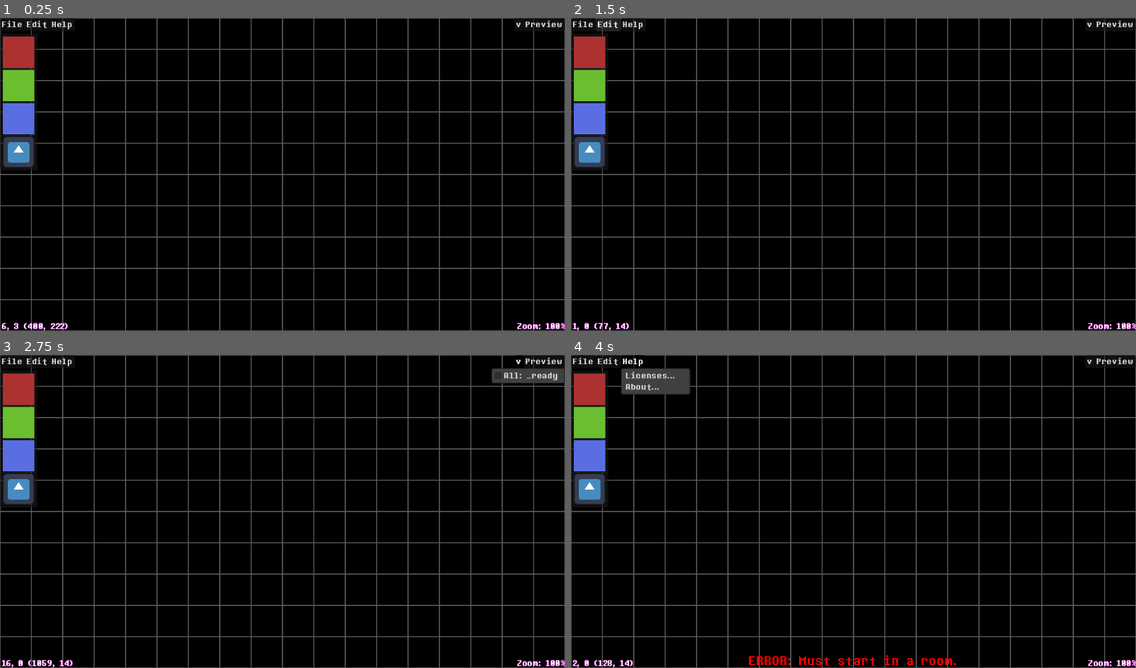
Above: before the commit, frames 1-4 (two rows, left to right).
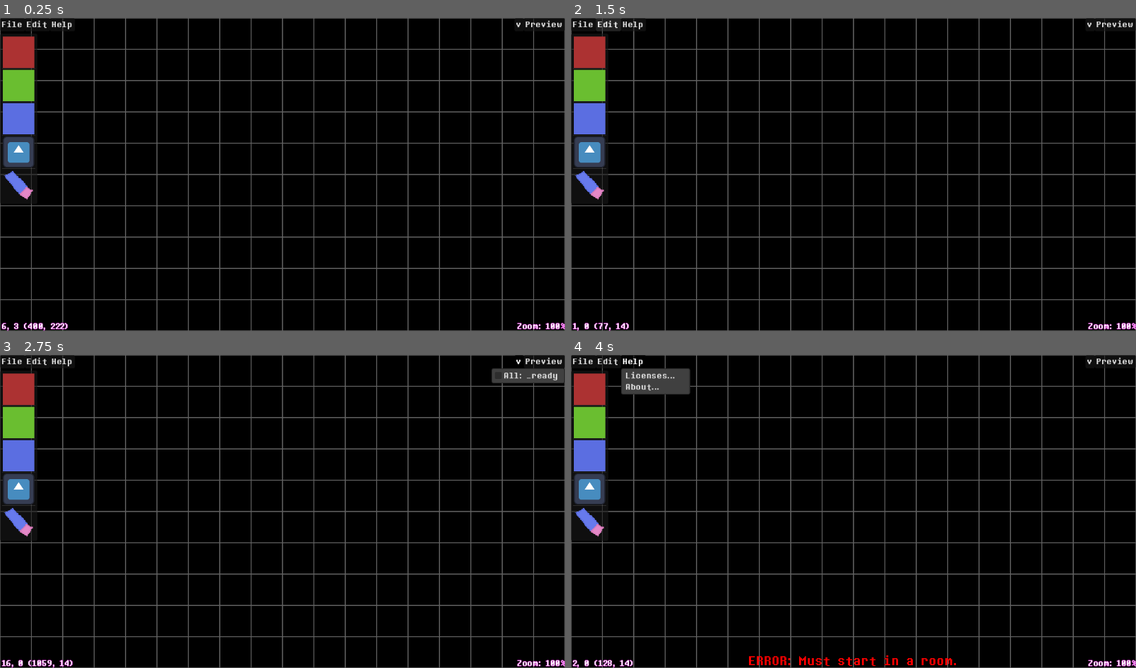
Above: after the commit, the same moments.

Repository: LunarTides/nutdealer
Game: Godot game, scene res://scenes/ui/creator/dark_world_ui.tscn
The game is run twice, just before and just after one commit, with the same random seed, the same clock (stepped at 60 frames per second) and the same inputs. This scene is started directly instead of the project's main scene. The engine's default icon, where the game draws it, is replaced by a stand-in: a white triangle on a blue panel in a dark square.
Inputs:
- Up to frame 1 (0.25 s): no input
- Up to frame 2 (1.5 s): click "File" at 0.5 s; click "Edit" at 1.25 s
- Up to frame 3 (2.75 s): click "v" at 2 s
- Up to frame 4 (4 s): click "Preview" at 2.75 s; click "Help" at 3.5 s

The runs differ from the first frame. In frame 1, 0.3% of the frame differs, in the area x 0-7%, y 47-60%; in frame 2, 0.3%; in frame 3, 0.3%; in frame 4, 0.3%.

Commit message:
Add eraser mode to tile chooser
This makes it easier to delete tiles instead of clicking on them and
pressing "Delete"

Diff:
--- a/scenes/ui/creator/dark_world_ui.tscn
+++ b/scenes/ui/creator/dark_world_ui.tscn
@@ -10,6 +10,7 @@
 [ext_resource type="Texture2D" uid="uid://culcverx8jh66" path="res://icon.svg" id="8_ofl6s"]
 [ext_resource type="Script" uid="uid://ox6pfvbducd2" path="res://scenes/ui/creator/tile/chooser.gd" id="9_o23ng"]
 [ext_resource type="Script" uid="uid://d14l50tq07wm3" path="res://scenes/ui/creator/actions.gd" id="10_evxai"]
+[ext_resource type="Texture2D" uid="uid://di1rwtjlgbxpq" path="res://assets/sprites/creator/eraser.png" id="10_wyeqc"]
 [ext_resource type="PackedScene" uid="uid://u158p04d7v48" path="res://scenes/ui/creator/feedback_label.tscn" id="11_skldr"]
 
 [sub_resource type="LabelSettings" id="LabelSettings_847bk"]
@@ -137,11 +138,12 @@
 mouse_filter = 1
 auto_width = true
 auto_height = true
-item_count = 4
+item_count = 5
 item_0/icon = ExtResource("5_2sl0l")
 item_1/icon = ExtResource("6_oboim")
 item_2/icon = ExtResource("7_f3slr")
 item_3/icon = ExtResource("8_ofl6s")
+item_4/icon = ExtResource("10_wyeqc")
 script = ExtResource("9_o23ng")
 
 [node name="Bottom" type="HBoxContainer" parent="CanvasLayer" unique_id=670832984]
--- a/scenes/ui/creator/tile/chooser.gd
+++ b/scenes/ui/creator/tile/chooser.gd
@@ -26,6 +26,10 @@
 
 	CreatorPlaceTiles.start(tile)
 
+	# Eraser
+	if index == item_count - 1:
+		CreatorPlaceTiles.should_erase = true
+
 
 func _on_empty_clicked(at_position: Vector2, mouse_button_index: int) -> void:
 	if Creator.mode == Creator.Mode.PlacingTile:
--- a/scripts/creator/place_tiles.gd
+++ b/scripts/creator/place_tiles.gd
@@ -6,7 +6,9 @@
 var tile_texture_button: TextureButton
 var tile_last_placed_position: Vector2i
 var cancel_mouse_position: Vector2
+var has_placed_tile: bool = false
 var dragging: bool = false
+var should_erase: bool = false
 
 # Called when the node enters the scene tree for the first time.
 func _ready() -> void:
@@ -57,7 +59,7 @@
 			var mouse: Vector2 = Global.mouse_position
 			var pos: Vector2i = Global.position_to_coords(mouse)
 
-			if pos != tile_last_placed_position:
+			if not has_placed_tile or pos != tile_last_placed_position:
 				tile_texture_button.global_position = Global.coords_to_position(pos)
 				place_current_tile()
 				create_hovering_tile()
@@ -69,6 +71,8 @@
 
 	Creator.mode = Creator.Mode.PlacingTile
 	tile = tile_to_place
+	has_placed_tile = false
+	should_erase = false
 	create_hovering_tile()
 
 func create_hovering_tile() -> void:
@@ -91,10 +95,19 @@
 		tile_texture_button.queue_free()
 		return
 
+	if should_erase:
+		# If we're in erase mode, delete the tile on the cursor.
+		if existing_tile:
+			existing_tile.queue_free()
+
+		tile_texture_button.queue_free()
+		return
+
 	# Create a Tile
 	tile.global_position = tile_texture_button.global_position
 	Game.tiles.add_child(tile)
 	tile_last_placed_position = coords
+	has_placed_tile = true
 
 	var new_tile: Tile = tile.clone()
 
Binary file added: assets/sprites/creator/eraser.png
Not shown, added: assets/sprites/creator/eraser.png.import
